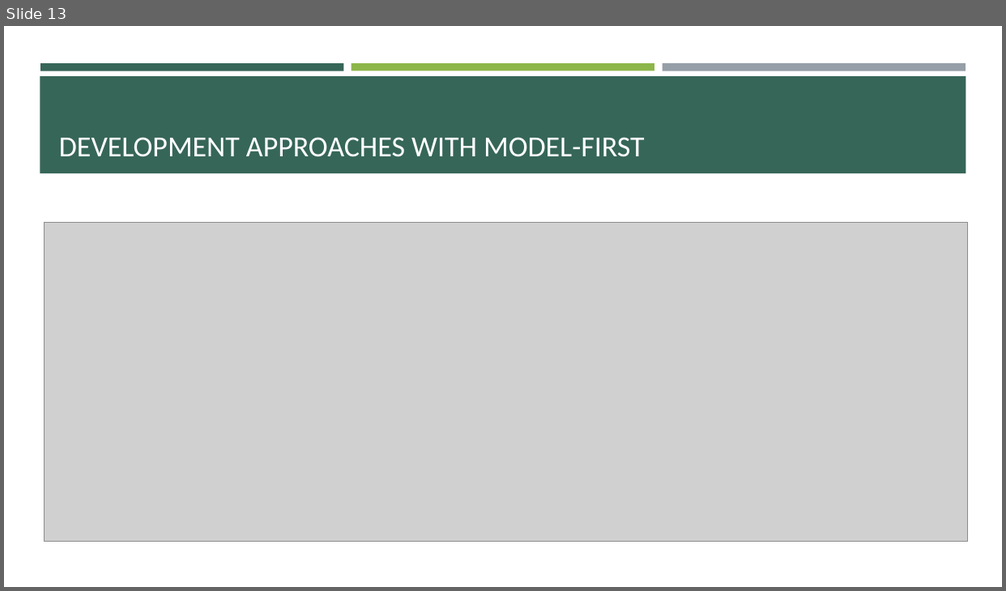
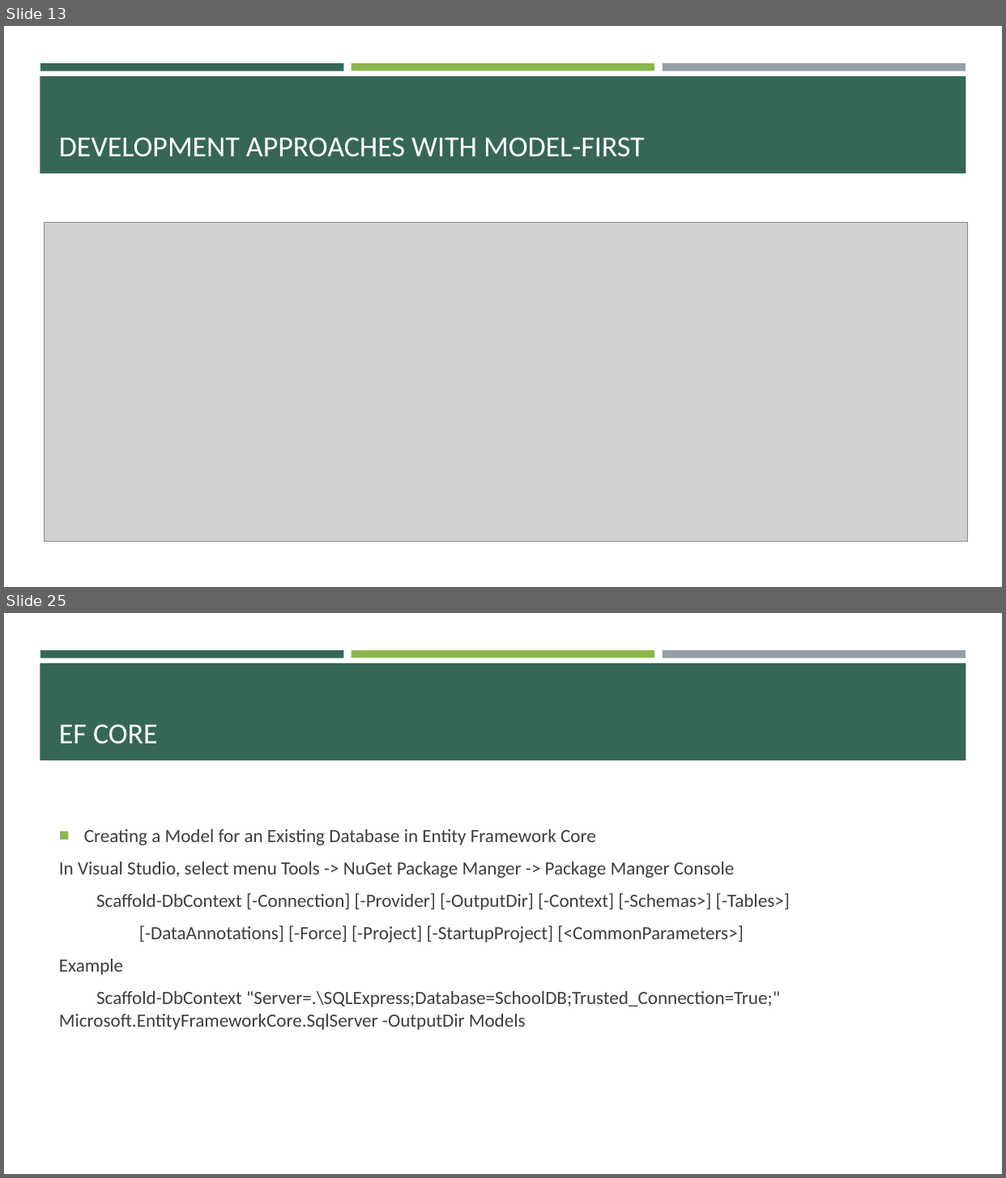
Before and after one commit to BunditSpace/Backend-Training, a slide deck: entity framework/Entity Framework.pptx. Shown one above the other, each under a label of ours: slide 13 before the commit, slides 13 and 25 after it; the slides between them are not shown. The pictures are 1006x591 and 1006x1178 pixels, drawn with LibreOffice and Linux fonts; fonts in the diff are those of the drawing; grey boxes stand for pictures. Boxes give left, top, right and bottom in pixels: in the first picture for what was removed or moved away, otherwise in the second. Text is boxed around its words. In the diff, an @@ line names an element or a change of style, - is before the commit and + after.

Commit message:
update entity framework content

```diff
--- a/entity framework/Entity Framework.pptx
+++ b/entity framework/Entity Framework.pptx
@@ slide 25 added at (4, 613, 1002, 1174), background #FFFFFF; not listed: 4 template elements that a slide beside it also shows @@
@@ title added at (59, 724, 158, 744), 28 pt, text #FFFFFF @@
+EF CORE
@@ text added at (59, 829, 790, 1030), 18 pt, text #3D3D3D @@
+■ Creating a Model for an Existing Database in Entity Framework Core
+In Visual Studio, select menu Tools -> NuGet Package Manger -> Package Manger Console
+Scaffold-DbContext [-Connection] [-Provider] [-OutputDir] [-Context] [-Schemas>] [-Tables>]
+[-DataAnnotations] [-Force] [-Project] [-StartupProject] [<CommonParameters>]
+Example
+Scaffold-DbContext "Server=.\SQLExpress;Database=SchoolDB;Trusted_Connection=True;" Microsoft.EntityFrameworkCore.SqlServer -OutputDir Models
```
Also in this commit, not shown: 1 slide changed, 13 other slides added, 1 slide removed, 12 other files.
